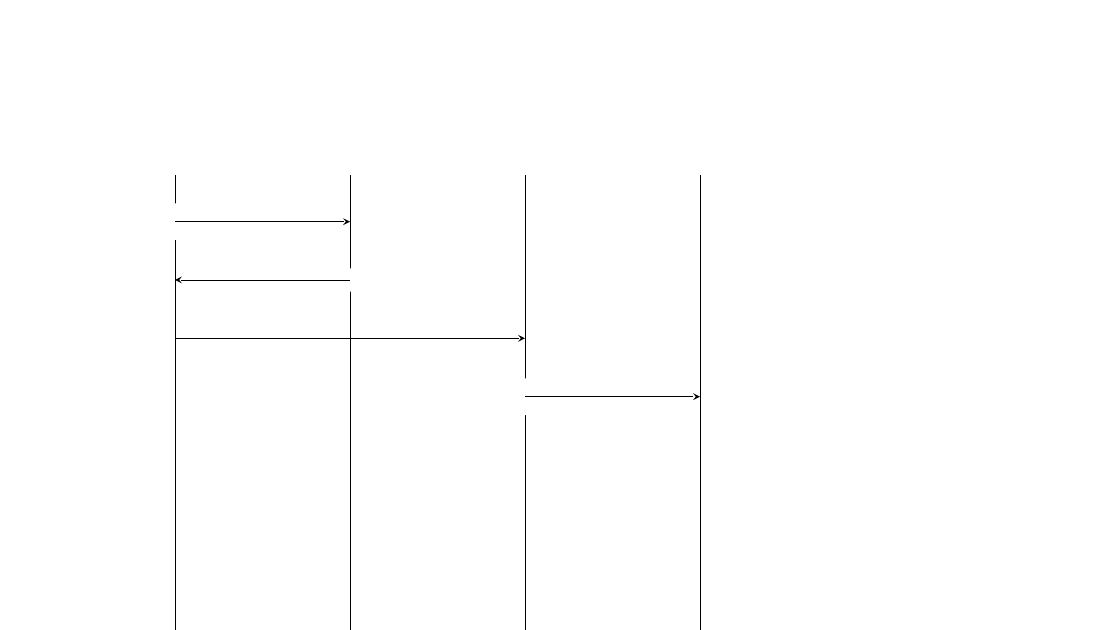
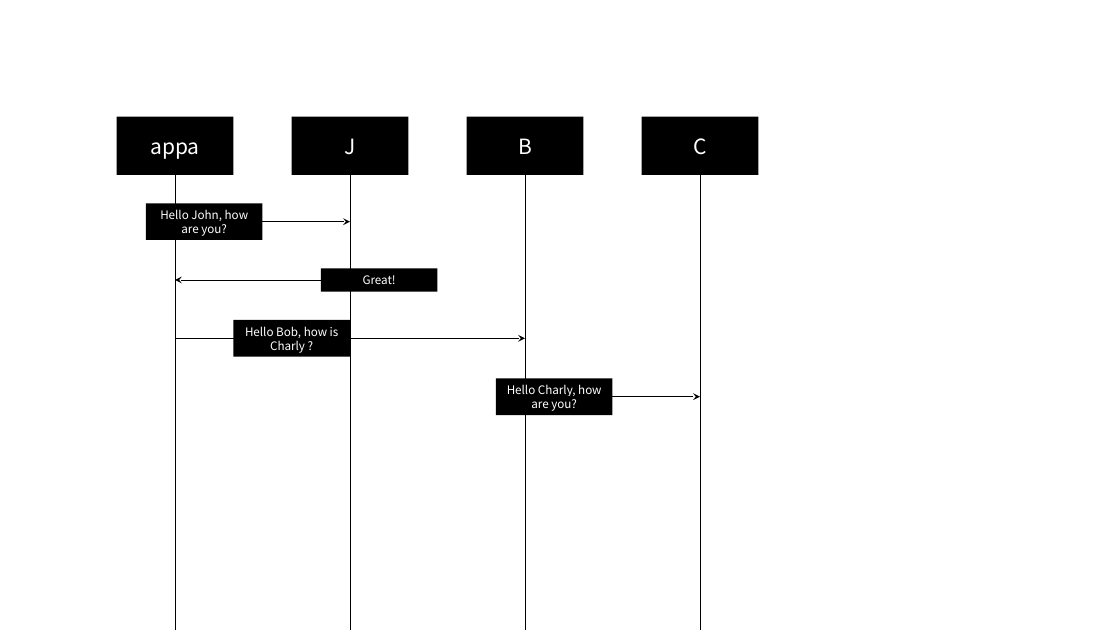
Before and after one commit to ShinguHan/myMermaidToPowerpoint, a slide deck: slide 1 of 03.pptx. Drawn at 1120x630 pixels with LibreOffice and Linux fonts; fonts in the diff are those of the drawing. Boxes give left, top, right and bottom in pixels: in the first picture for what was removed or moved away, otherwise in the second. Text is boxed around its words. In the diff, an @@ line names an element or a change of style, - is before the commit and + after.

```diff
--- a/03.pptx
+++ b/03.pptx
@@ text in rectangle at box(150, 142, 199, 159): text added @@
+appa
@@ text in rectangle at box(344, 138, 355, 155): text added @@
+J
@@ text in rectangle at box(518, 138, 532, 154): text added @@
+B
@@ text in rectangle at box(693, 138, 706, 155): text added @@
+C
@@ fill #FFFFFF to #000000 in 5 elements at box(117, 117, 234, 175), box(292, 117, 408, 175), box(467, 117, 584, 175), box(642, 117, 759, 175), box(321, 268, 438, 292) @@
@@ text in rectangle at box(363, 275, 396, 284): text added @@
+Great!
@@ 3 rectangles: place and size @@
-3 rectangles at box(160, 221, 601, 397)
+3 rectangles at box(146, 203, 613, 415)
@@ fill none to #000000 in 3 elements at box(146, 203, 263, 240), box(234, 320, 350, 357), box(496, 378, 613, 415) @@
```
Also in this commit, not shown: 2 other files.
